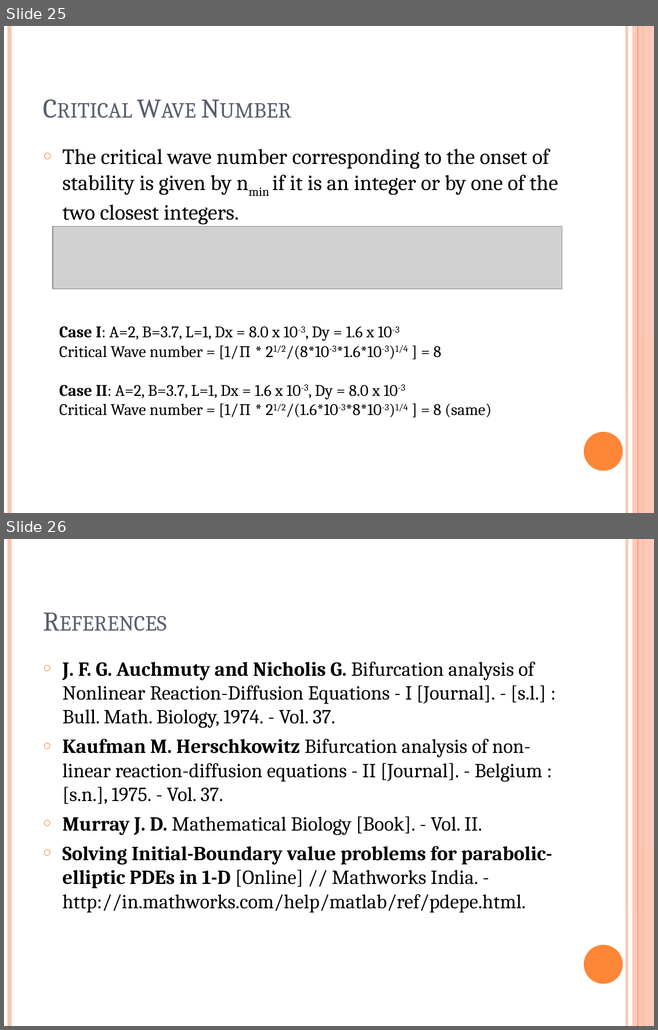
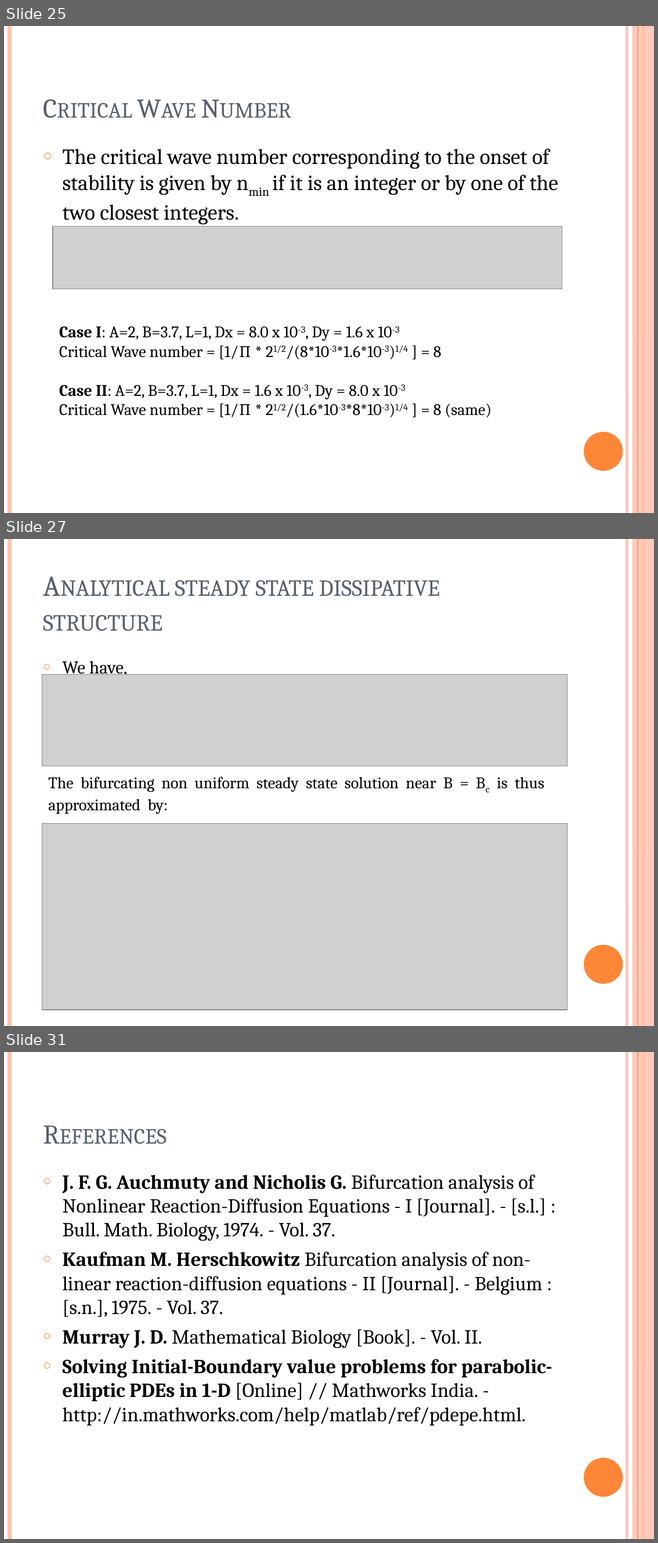
Before and after one commit to akashdeepsinghal/the-bifurcation-project, a slide deck: group11.pptx. Shown one above the other, each under a label of ours: slides 25 and 26 before the commit, slides 25, 27 and 31 after it; the slides between them are not shown. The pictures are 658x1030 and 658x1543 pixels, drawn with LibreOffice and Linux fonts; fonts in the diff are those of the drawing; grey boxes stand for pictures. Boxes give left, top, right and bottom in pixels: in the first picture for what was removed or moved away, otherwise in the second. Text is boxed around its words. In the diff, an @@ line names an element or a change of style, - is before the commit and + after.

```diff
--- a/group11.pptx
+++ b/group11.pptx
@@ slide 27 added at (x1=4, y1=539, x2=654, y2=1026), background #FFFFFF; not listed: 6 template elements that a slide beside it also shows @@
@@ title added at (x1=43, y1=580, x2=440, y2=631), 32 pt, text #575F6D, small capitals @@
+Analytical steady state dissipative structure
@@ picture added at (x1=42, y1=674, x2=567, y2=766) @@
@@ text added at (x1=63, y1=661, x2=127, y2=678), 20 pt, text #000000 @@
+○ We have,
@@ text added at (x1=48, y1=777, x2=544, y2=814), 18 pt, text #000000 @@
+The bifurcating non uniform steady state solution near B = Bc is thus approximated by:
@@ picture added at (x1=42, y1=824, x2=567, y2=1010) @@
@@ what was slide 26 is now slide 31 @@
```
Also in this commit, not shown: 4 other slides added, 2 other files.
